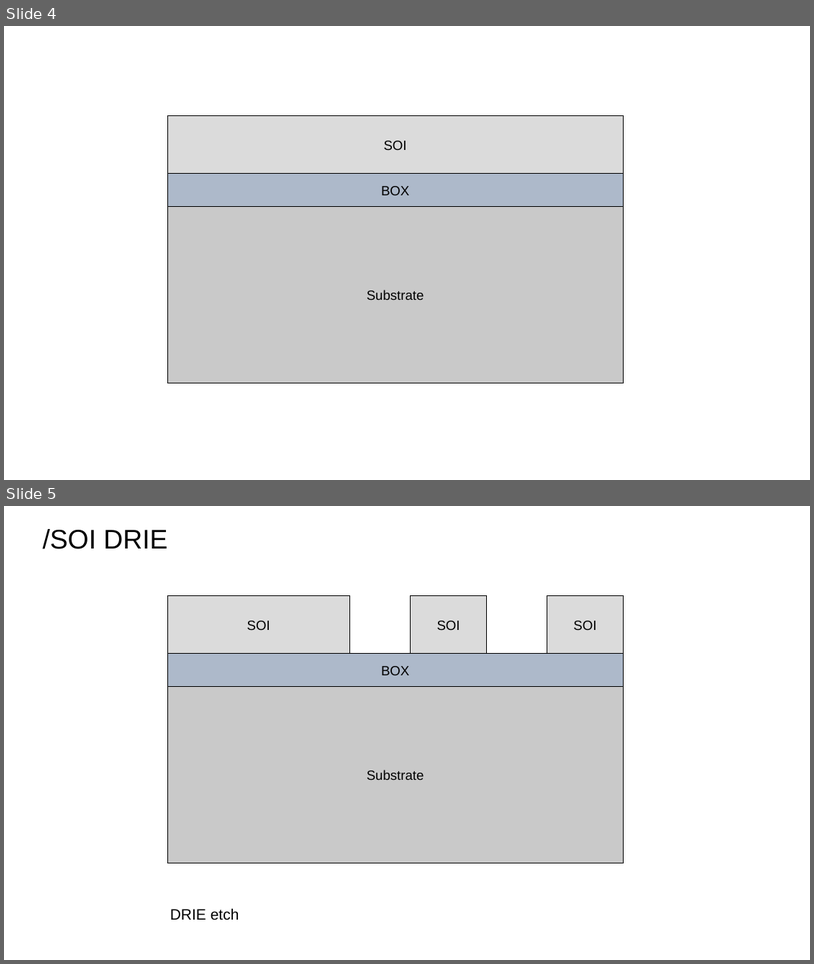
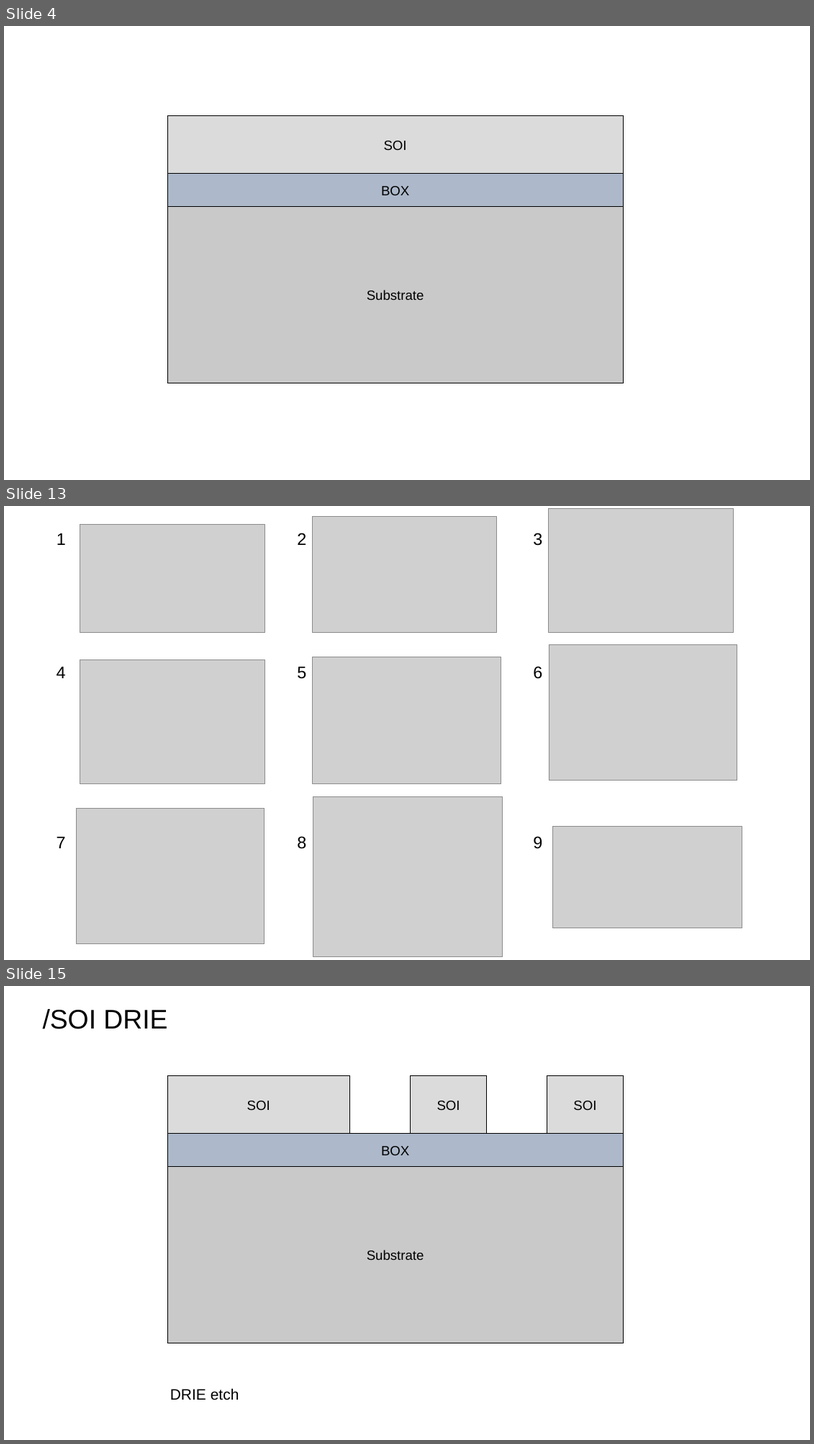
Before and after one commit to PisterLab/aureo-pdk, a slide deck: docs/Aureo_Figures.pptx. Shown one above the other, each under a label of ours: slides 4 and 5 before the commit, slides 4, 13 and 15 after it; the slides between them are not shown. The pictures are 814x964 and 814x1444 pixels, drawn with LibreOffice and Linux fonts; fonts in the diff are those of the drawing; grey boxes stand for pictures. Boxes give left, top, right and bottom in pixels: in the first picture for what was removed or moved away, otherwise in the second. Text is boxed around its words. In the diff, an @@ line names an element or a change of style, - is before the commit and + after.

Commit message:
Update process flow figures

```diff
--- a/docs/Aureo_Figures.pptx
+++ b/docs/Aureo_Figures.pptx
@@ slide 13 added at (4,506,810,960), background #FFFFFF @@
@@ picture added at (80,524,264,633) @@
@@ picture added at (313,516,497,633) @@
@@ picture added at (549,509,733,633) @@
@@ text added at (57,533,66,545), 20 pt, text #000000 @@
+1
@@ text added at (297,533,306,545), 20 pt, text #000000 @@
+2
@@ text added at (533,533,543,546), 20 pt, text #000000 @@
+3
@@ picture added at (313,656,502,783) @@
@@ picture added at (549,644,738,780) @@
@@ text added at (57,667,66,678), 20 pt, text #000000 @@
+4
@@ picture added at (80,659,265,784) @@
@@ text added at (297,667,306,679), 20 pt, text #000000 @@
+5
@@ text added at (533,666,543,679), 20 pt, text #000000 @@
+6
@@ picture added at (76,808,265,943) @@
@@ picture added at (313,797,502,957) @@
@@ picture added at (553,826,743,928) @@
@@ text added at (57,836,66,848), 20 pt, text #000000 @@
+7
@@ text added at (297,836,306,849), 20 pt, text #000000 @@
+8
@@ text added at (533,836,543,849), 20 pt, text #000000 @@
+9
@@ what was slide 5 is now slide 15 @@
```
Also in this commit, not shown: 9 other slides added.
